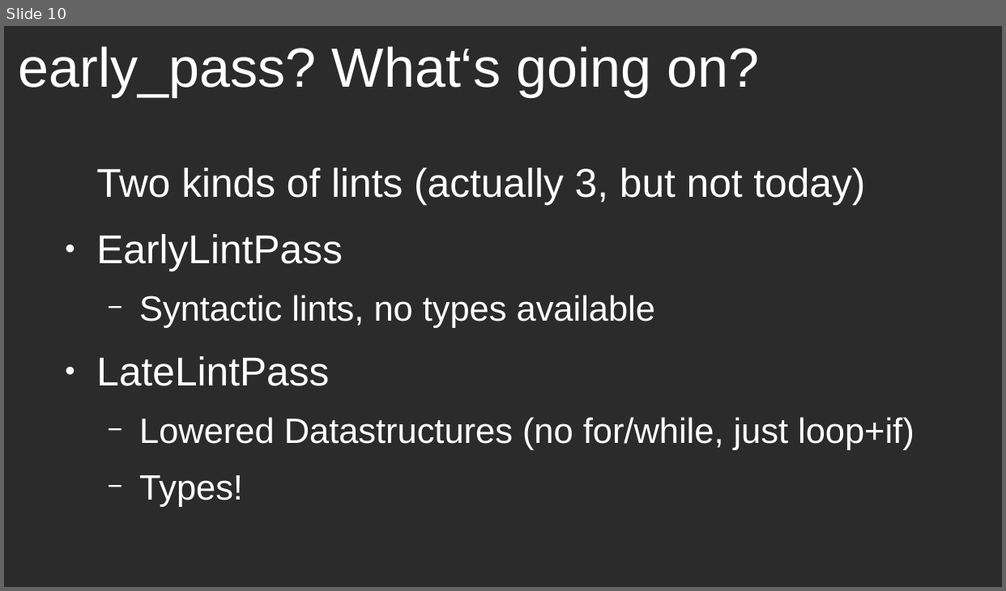
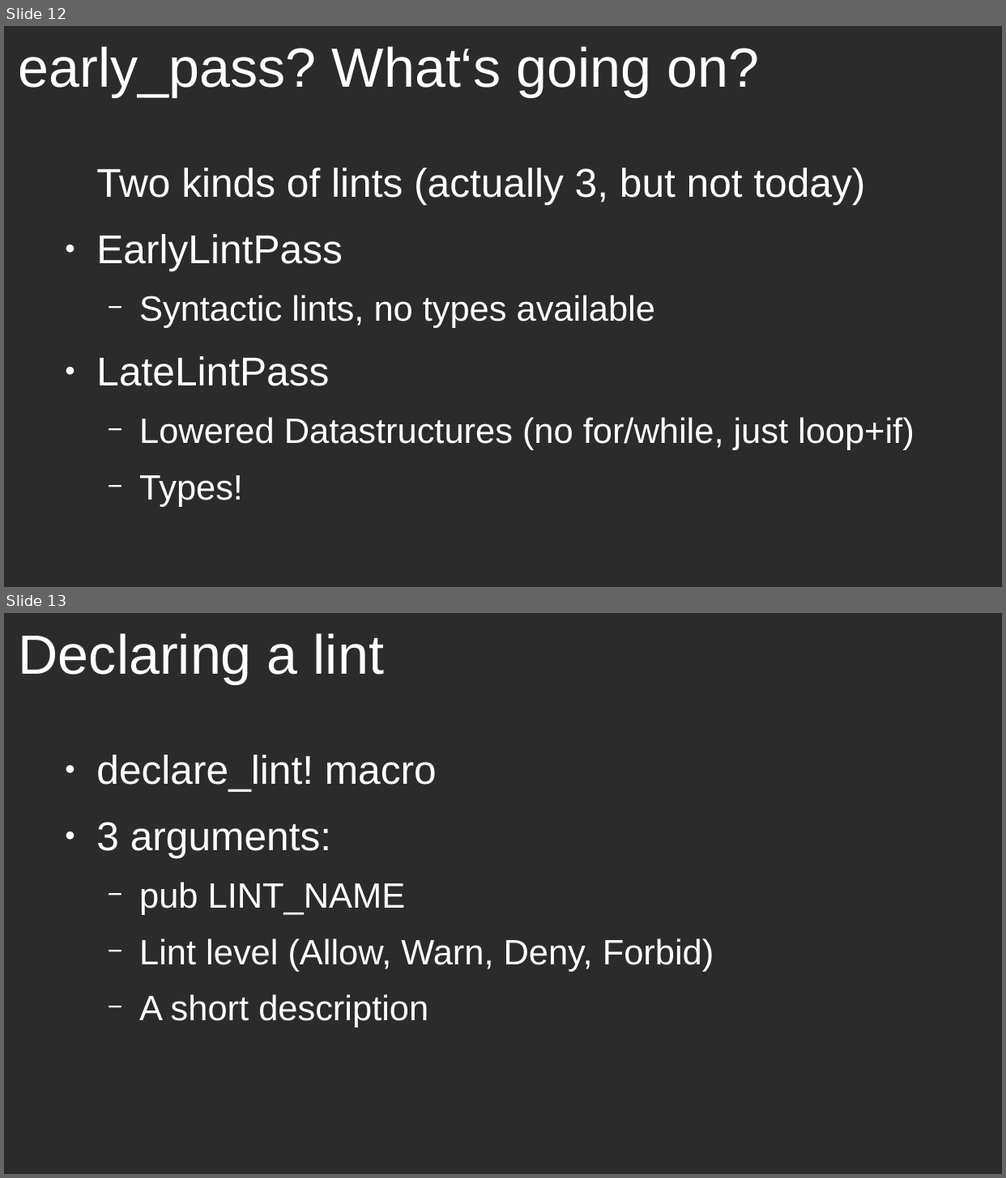
Before and after one commit to oli-obk/rustfest2018_workshop, a slide deck: presentation.odp. Shown one above the other, each under a label of ours: slide 10 before the commit, slides 12 and 13 after it. The pictures are 1006x591 and 1006x1178 pixels, drawn with LibreOffice and Linux fonts; fonts in the diff are those of the drawing; background and template pictures are left out; a plain dark background stands for a picture behind light text. Boxes give left, top, right and bottom in pixels: in the first picture for what was removed or moved away, otherwise in the second. Text is boxed around its words. In the diff, an @@ line names an element or a change of style, - is before the commit and + after.

Commit message:
Add LateLintPass example

```diff
--- a/presentation.odp
+++ b/presentation.odp
@@ slide 13 added at (x1=4, y1=613, x2=1002, y2=1174), background picture (left out) @@
@@ title added at (x1=19, y1=633, x2=384, y2=684), 44 pt, text #FFFFFF @@
+Declaring a lint
@@ text added at (x1=96, y1=755, x2=714, y2=1028), 28 pt, text #FFFFFF @@
+● declare_lint! macro
+● 3 arguments:
+  − pub LINT_NAME
+  − Lint level (Allow, Warn, Deny, Forbid)
+  − A short description
@@ what was slide 10 is now slide 12 @@
```
Also in this commit, not shown: 5 other slides added, 1 slide removed, 6 other files.
